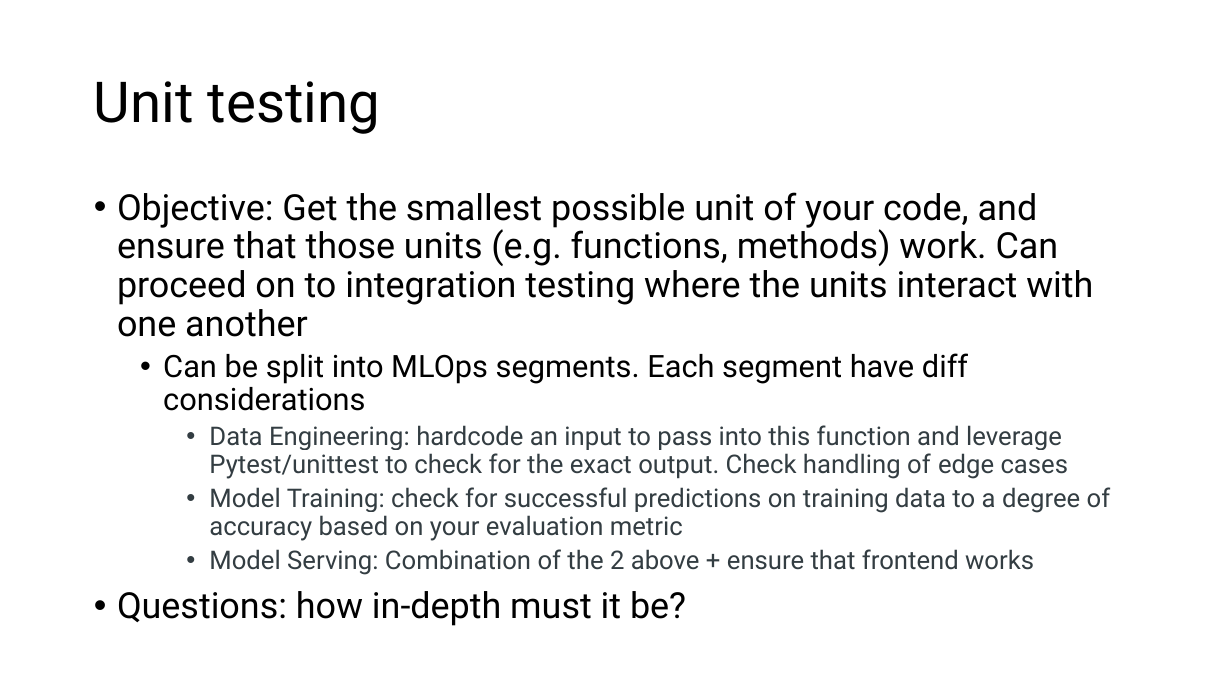
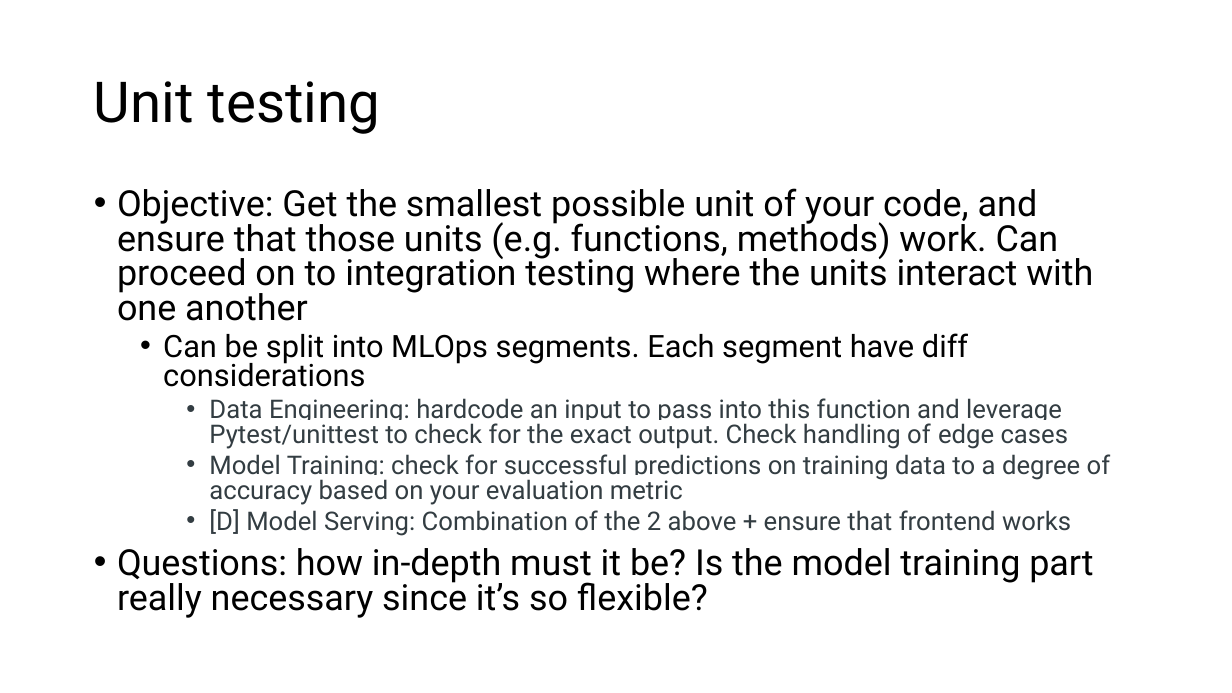
Before and after one commit to ziyu-toh/hdb-resale-prediction, a slide deck: slide 7 of docs/Architecture Overview.pptx. Drawn at 1232x693 pixels with LibreOffice and Linux fonts; fonts in the diff are those of the drawing. Boxes give left, top, right and bottom in pixels: in the first picture for what was removed or moved away, otherwise in the second. Text is boxed around its words. In the diff, an @@ line names an element or a change of style, - is before the commit and + after.

```diff
--- a/docs/Architecture Overview.pptx
+++ b/docs/Architecture Overview.pptx
@@ text at (x1=117, y1=188, x2=1111, y2=505): line spacing 0.9 to 0.8 @@
@@ text at (x1=117, y1=509, x2=1093, y2=618): text changed; size 20 to 28 pt; text colour #333D42 to #000000 @@
-    • Model Serving: Combination of the 2 above + ensure that frontend works
-• Questions: how in-depth must it be?
+    • [D] Model Serving: Combination of the 2 above + ensure that frontend works
+• Questions: how in-depth must it be? Is the model training part really necessary since it’s so flexible?
```
Also in this commit, not shown: 6 other files.
